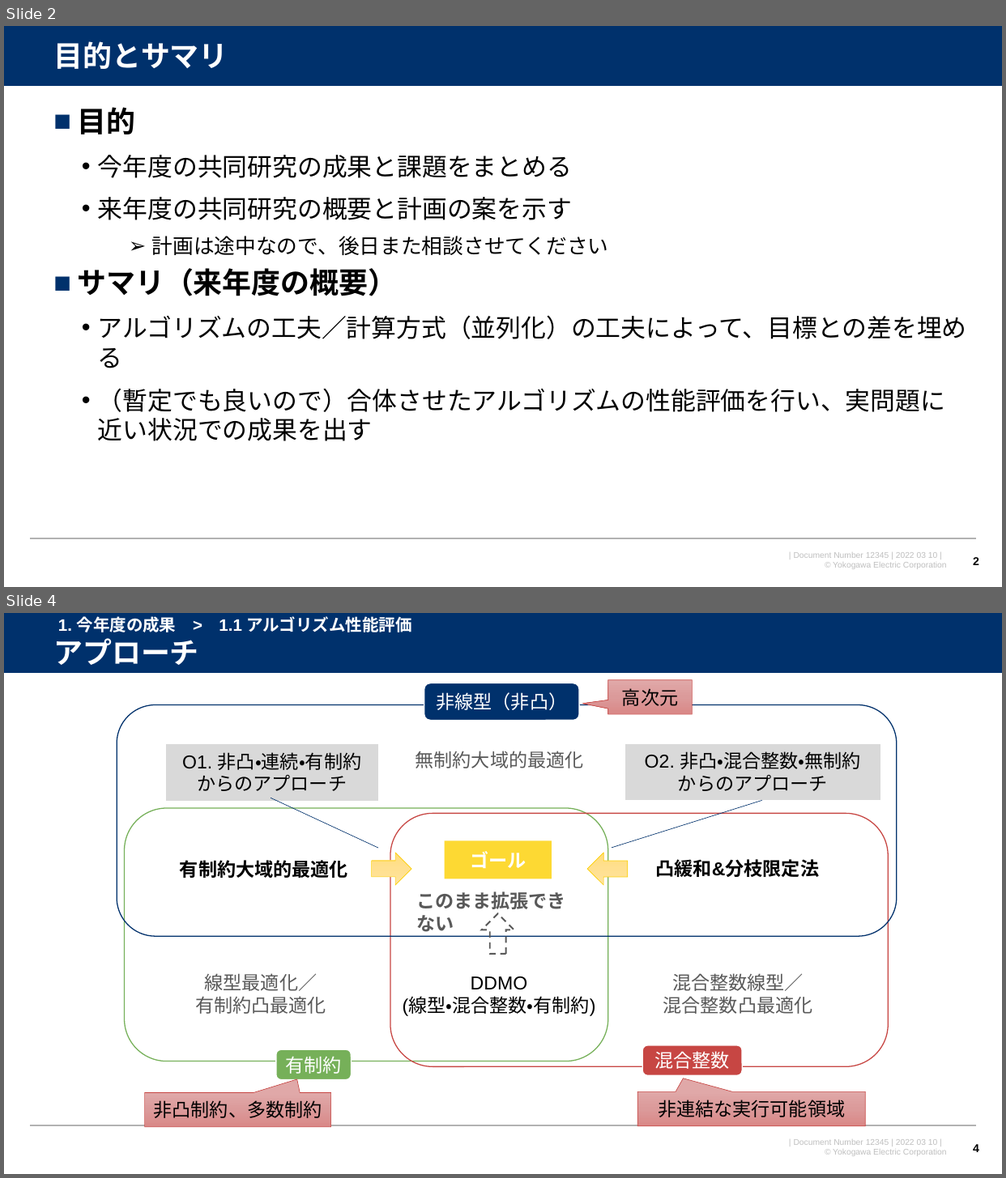
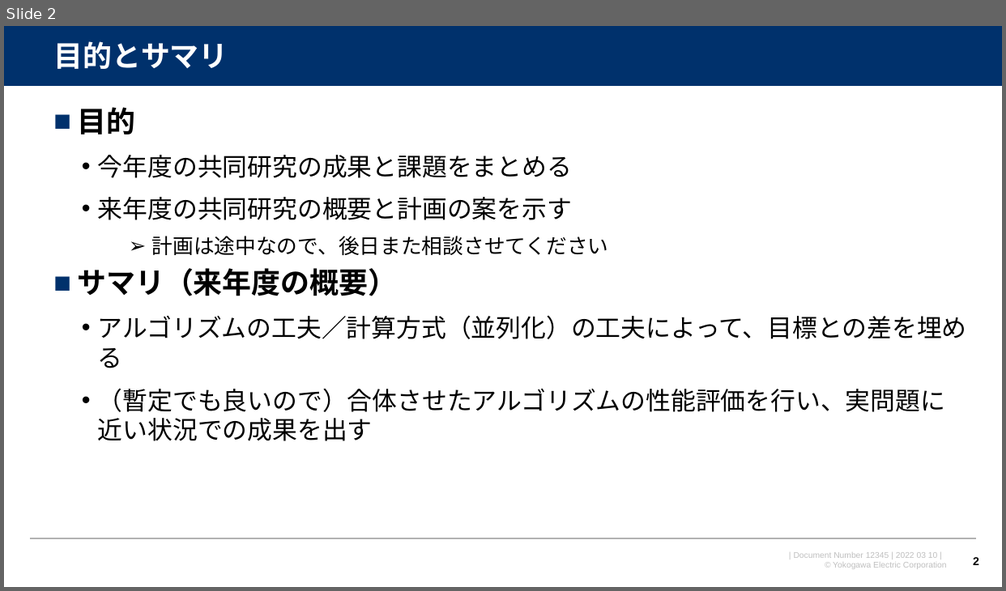
Before and after one commit to watarukumagai-git/opt, a slide deck: MMW/220310_MMW_kumagai_rev.0.pptx. Shown one above the other, each under a label of ours: slides 2 and 4 before the commit, slide 2 after it; the slides between them are not shown. The pictures are 1006x1178 and 1006x591 pixels, drawn with LibreOffice and Linux fonts; fonts in the diff are those of the drawing; background and template pictures are left out. Boxes give left, top, right and bottom in pixels: in the first picture for what was removed or moved away, otherwise in the second. Text is boxed around its words. In the diff, an @@ line names an element or a change of style, - is before the commit and + after.

```diff
--- a/MMW/220310_MMW_kumagai_rev.0.pptx
+++ b/MMW/220310_MMW_kumagai_rev.0.pptx
@@ slide 4 removed at bbox=[4, 613, 1002, 1174], background #FFFFFF; not listed: 4 template elements that a slide beside it also shows @@
@@ text removed at bbox=[58, 616, 412, 632] @@
-1. 今年度の成果 > 1.1 アルゴリズム性能評価
@@ title removed at bbox=[53, 638, 198, 665] @@
-アプローチ
@@ rounded rectangle removed at bbox=[424, 683, 579, 721] @@
-非線型（非凸）
@@ speech box removed at bbox=[608, 680, 692, 715] @@
-高次元
@@ rounded rectangle removed at bbox=[117, 705, 897, 936] @@
@@ callout removed at bbox=[166, 744, 378, 801] @@
-O1. 非凸・連続・有制約からのアプローチ
@@ text removed at bbox=[415, 751, 584, 769] @@
-無制約大域的最適化
@@ callout removed at bbox=[625, 744, 880, 801] @@
-O2. 非凸・混合整数・無制約
-からのアプローチ
@@ rounded rectangle removed at bbox=[125, 808, 608, 1062] @@
@@ rounded rectangle removed at bbox=[390, 814, 889, 1067] @@
@@ right arrow removed at bbox=[372, 853, 412, 884] @@
@@ rectangle removed at bbox=[444, 841, 552, 879] @@
-ゴール
@@ right arrow removed at bbox=[587, 853, 628, 884] @@
@@ text removed at bbox=[180, 860, 348, 878] @@
-有制約大域的最適化
@@ text removed at bbox=[656, 859, 819, 877] @@
-凸緩和&分枝限定法
@@ text removed at bbox=[416, 892, 566, 932] @@
-このまま拡張できない
@@ right arrow removed at bbox=[482, 914, 514, 954] @@
@@ text removed at bbox=[195, 973, 326, 1014] @@
-線型最適化／
-有制約凸最適化
@@ text removed at bbox=[403, 977, 596, 1016] @@
-DDMO
-(線型・混合整数・有制約)
@@ text removed at bbox=[663, 973, 813, 1014] @@
-混合整数線型／
-混合整数凸最適化
@@ rounded rectangle removed at bbox=[642, 1046, 742, 1076] @@
-混合整数
@@ rounded rectangle removed at bbox=[276, 1050, 351, 1080] @@
-有制約
@@ speech box removed at bbox=[145, 1093, 331, 1127] @@
-非凸制約、多数制約
@@ speech box removed at bbox=[638, 1093, 866, 1127] @@
-非連結な実行可能領域
@@ page number removed at bbox=[973, 1144, 979, 1152] @@
-4
```
Also in this commit, not shown: 6 slides changed, 10 slides added, 11 other slides removed.
